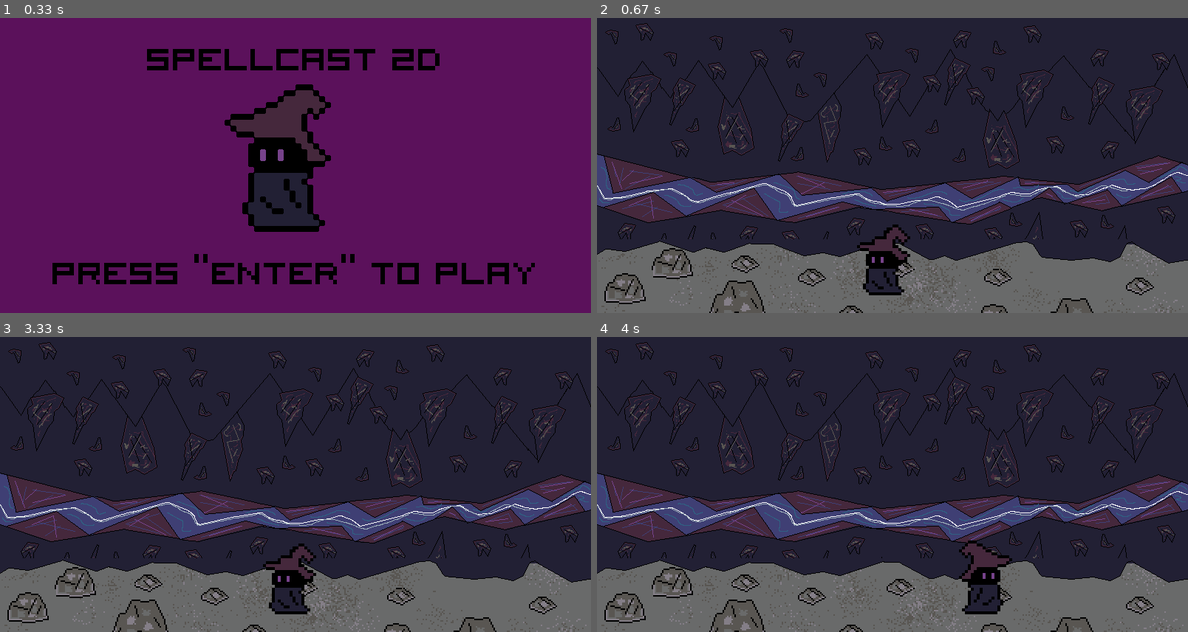
Above: before the commit, frames 1-4 (two rows, left to right).
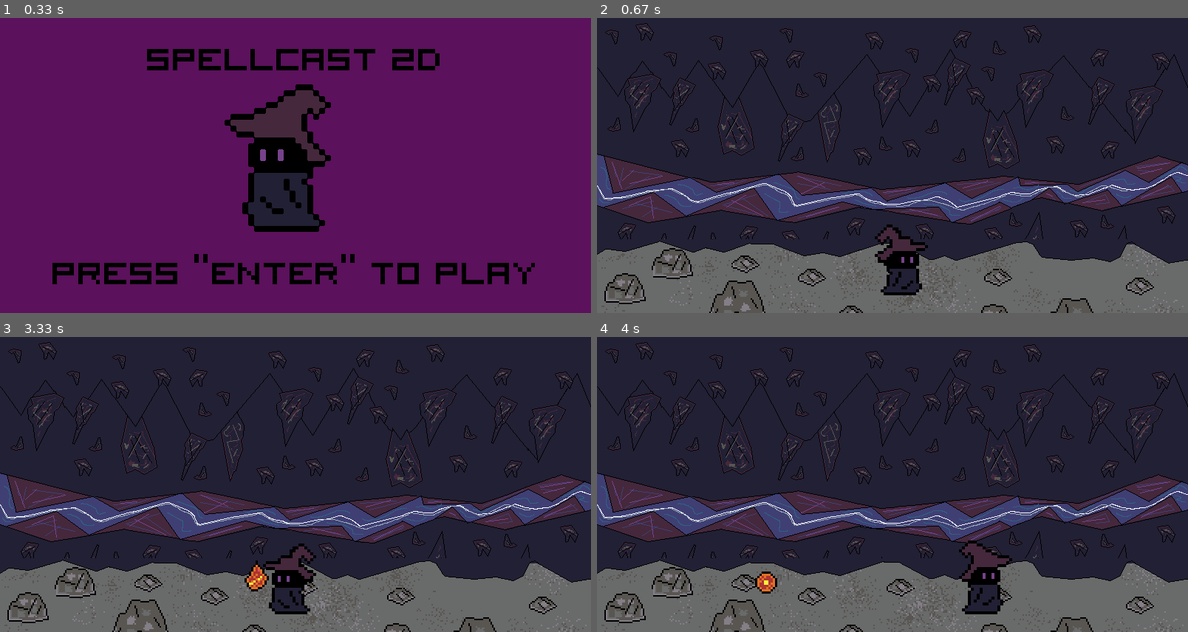
Above: after the commit, the same moments.

Repository: TheFireAtom/Pygame_projects
Game: pygame game, started from spell_cast/spell_cast.py
The game is run twice, just before and just after one commit, with the same random seed, the same clock (stepped at 60 frames per second) and the same inputs.
Inputs:
- Up to frame 1 (0.33 s): no input
- Up to frame 2 (0.67 s): tap Enter at 0.33 s
- Up to frame 3 (3.33 s): tap Space at 0.67, 3 s; hold D 1-1.47 s; hold D 1.5-1.97 s; hold A 2-2.53 s; hold A 2.57-2.97 s
- Up to frame 4 (4 s): hold D 3.33-3.97 s; tap Space at 3.4, 3.7 s

Frame 1 is identical in both runs. In frame 2, 1.6% of the frame differs, in the area x 44-56%, y 70-94%; in frame 3, 0.2%; in frame 4, 0.2%.

Commit message:
working fireball, next gonna do jump animation and collisions

Diff:
--- a/spell_cast/spell_cast.py
+++ b/spell_cast/spell_cast.py
@@ -21,7 +21,9 @@
         self.image = self.mage_walk[self.current_frame]
         self.last_update = pygame.time.get_ticks()
         self.player_speed = 3
-        self.direction = True
+        self.direction = 1
+        self.last_fire_time = 0
+        self.fire_delay = 3000
 
         # mage rectangle
         self.rect = self.image.get_rect(midbottom = (400, 400))
@@ -32,11 +34,13 @@
     def player_input(self):
         keys = pygame.key.get_pressed()
         if keys[pygame.K_a]:
-            self.direction = True
+            self.direction = -1
             self.rect.x -= self.player_speed
         elif keys[pygame.K_d]:
-            self.direction = False
+            self.direction = 1
             self.rect.x += self.player_speed
+        elif keys[pygame.K_SPACE]:
+            self.fire_projectile()
 
     # def move_left(self):
     #     self.rect.x -= self.player_speed
@@ -51,11 +55,22 @@
             self.image = self.mage_walk[self.current_frame]
 
     def draw(self, screen):
-        if self.direction == True:
+        if self.direction == -1:
             screen.blit(self.image, self.rect)
-        elif self.direction == False:
+        elif self.direction == 1:
             self.image = pygame.transform.flip(self.mage_walk[self.current_frame], True, False)
             screen.blit(self.image, self.rect)
+
+    def fire_projectile(self):
+        current_time = pygame.time.get_ticks()
+
+        if current_time - self.last_fire_time > self.fire_delay:
+
+            projectile = Projectile("fireball", self.rect.centerx, self.rect.centery, self.direction)
+            all_sprites.add(projectile)
+            projectiles.add(projectile)
+
+            self.last_fire_time = current_time
 
     def update(self):
         self.player_input()
@@ -81,7 +96,7 @@
             bat_3_surf = pygame.image.load("images/bat/bat3.png").convert_alpha()
             bat_4_surf = pygame.image.load("images/bat/bat4.png").convert_alpha()
             self.frames = [bat_1_surf, bat_2_surf, bat_3_surf, bat_4_surf]
-            y_pos = 330
+            y_pos = 300
 
         self.animation_index = 0
         self.image = self.frames[self.animation_index]
@@ -119,7 +134,7 @@
             self.kill()
 
 class Projectile(pygame.sprite.Sprite):
-    def __init__(self, type):
+    def __init__(self, type, x, y, direction):
         super().__init__()
 
         if type == "fireball":
@@ -127,13 +142,40 @@
             fireball_surf_2 = pygame.image.load("images/fireball/red_fireball2.png")
             fireball_surf_3 = pygame.image.load("images/fireball/red_fireball3.png")
             fireball_surf_4 = pygame.image.load("images/fireball/red_fireball4.png")
-            self.frames[fireball_surf_1, fireball_surf_2, fireball_surf_3, fireball_surf_4]
+            self.frames = [fireball_surf_1, fireball_surf_2, fireball_surf_3, fireball_surf_4]
         if type == "iceball":
             iceball_surf_1 = pygame.image.load("images/fireball/red_iceball1.png")
             iceball_surf_2 = pygame.image.load("images/fireball/red_iceball2.png")
             iceball_surf_3 = pygame.image.load("images/fireball/red_iceball3.png")
             iceball_surf_4 = pygame.image.load("images/fireball/red_iceball4.png")
             self.frames = [iceball_surf_1, iceball_surf_2, iceball_surf_3, iceball_surf_4]
+
+        self.animation_index = 0
+        self.image = self.frames[self.animation_index]
+        self.rect = self.image.get_rect()
+        self.prev_x_position = x
+        self.rect.center = (x, y)
+        self.direction = direction
+        self.projectile_speed = 3
+
+    def animation_state(self):
+        self.animation_index += 0.1
+        if self.animation_index >= len(self.frames):
+            self.animation_index = 4
+        elif self.animation_index < len(self.frames):
+            self.image = self.frames[int(self.animation_index)]
+
+    def projectile_direction(self):
+        self.rect.x += self.projectile_speed * self.direction
+
+    def destroy(self):
+        if self.rect.x <= -100 or self.rect.x >= 800:
+            self.kill()
+
+    def update(self):
+        self.animation_state()
+        self.projectile_direction()
+        self.destroy()
 
 
 
@@ -228,6 +270,7 @@
 enemy = Enemy(spawn_chance)
 all_sprites = pygame.sprite.Group()
 all_sprites.add(mage)
+projectiles = pygame.sprite.Group()
 # enemies = pygame.sprite.Group()
 
 # running game
Binary file changed: spell_cast/images/fireball/red_fireball1.png
Binary file changed: spell_cast/images/fireball/red_fireball2.png
Binary file changed: spell_cast/images/fireball/red_fireball3.png
Binary file changed: spell_cast/images/fireball/red_fireball4.png
